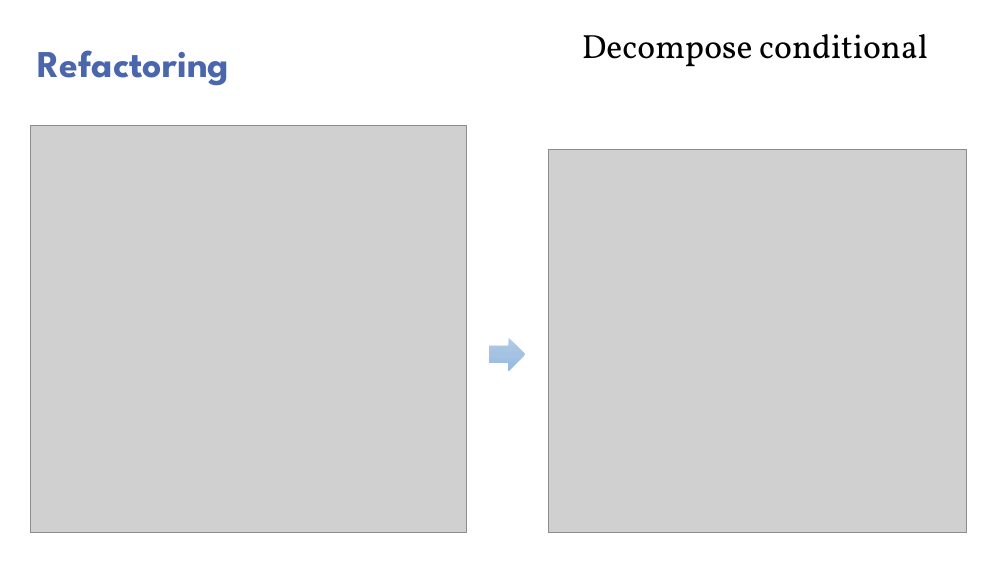
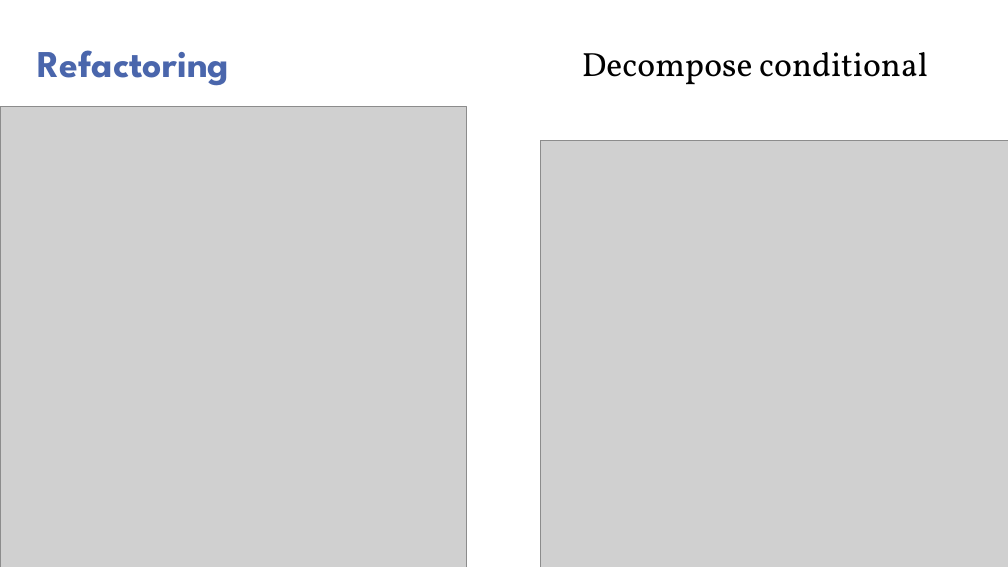
Before and after one commit to huyhung411991/iunotifier, a slide deck: slide 12 of Documents/Presentation - Project Note Sprint 2.pptx (slide 11 before the commit). Drawn at 1008x567 pixels with LibreOffice and Linux fonts; fonts in the diff are those of the drawing; grey boxes stand for pictures; background and template pictures are left out. Boxes give left, top, right and bottom in pixels: in the first picture for what was removed or moved away, otherwise in the second. Text is boxed around its words. In the diff, an @@ line names an element or a change of style, - is before the commit and + after.

```diff
--- a/Documents/Presentation - Project Note Sprint 2.pptx
+++ b/Documents/Presentation - Project Note Sprint 2.pptx
@@ text "Decompose conditional": place and size @@
-text "Decompose conditional" at (582,34,928,67)
+text "Decompose conditional" at (582,52,928,85)
@@ picture: place and size @@
-picture at (30,125,467,532)
+picture at (0,107,467,567)
@@ picture: place and size @@
-picture at (548,150,966,533)
+picture at (541,141,1008,567)
@@ right arrow removed at (489,338,526,371) @@
```
Also in this commit, not shown: 4 other slides changed, 4 slides added, 1 slide removed, 9 other files.
